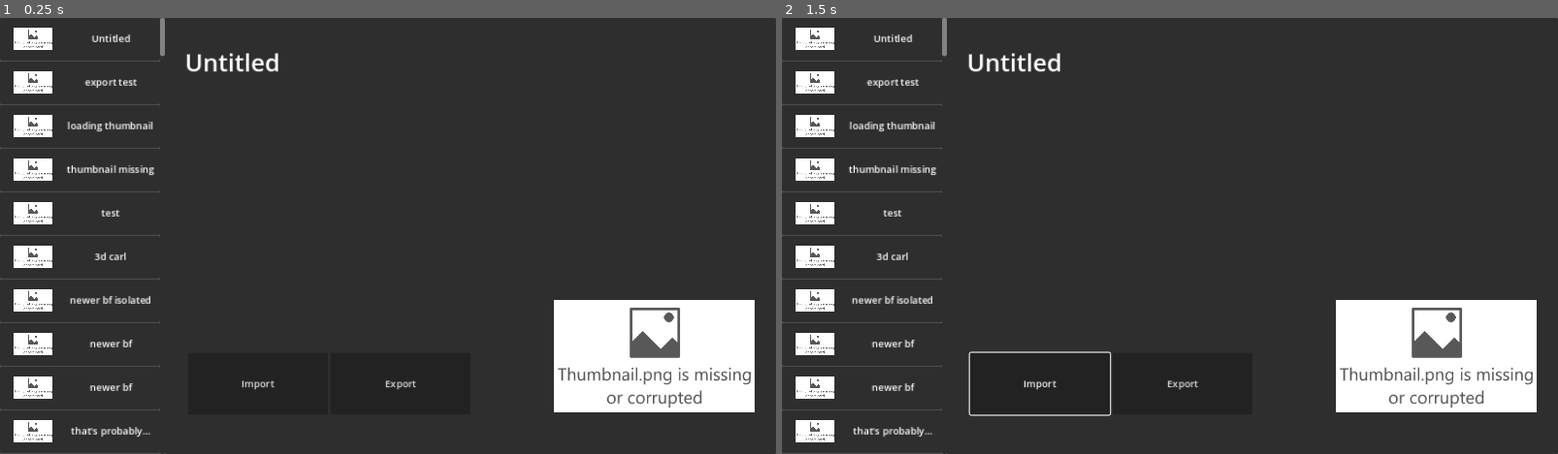
Above: before the commit, frames 1-2 (left to right).
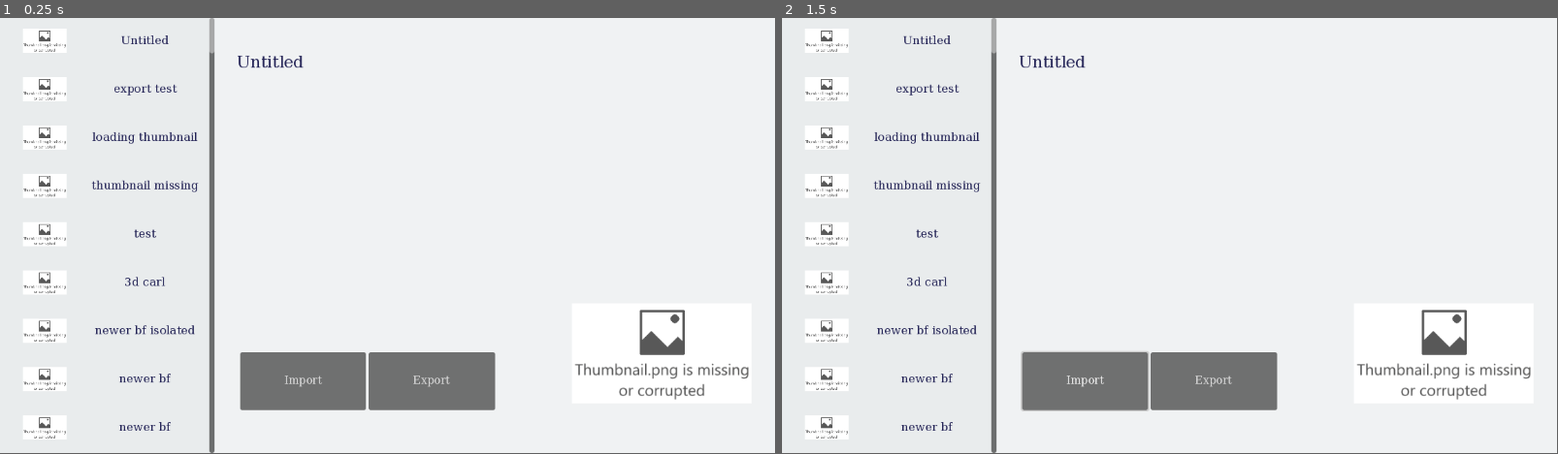
Above: after the commit, the same moments.

Repository: silkycell/Paint-3D-Project-Manager
Game: Godot game, scene res://menu/projects/projects_menu.tscn
Same seed, same stepped clock (60 frames per second), same inputs: the game is played once before the commit and once after it.
Inputs:
- Up to frame 1 (0.25 s): no input
- Up to frame 2 (1.5 s): click "Import" at 0.5 s; click "Export" at 1.25 s
The window is 800x450 before the commit and 799x449 after it. Grey fills any space a smaller window leaves; there, only what the larger window draws over its background counts as a difference.

The runs differ from the first frame. In frame 1, 92% of the frame differs, in the area x 0-100%, y 0-100%; in frame 2, 92%.

Commit message:
BEGIN THE UI ADJUSTMENTS!

Diff:
--- a/menu/projects/projects_list.gd
+++ b/menu/projects/projects_list.gd
@@ -16,3 +16,4 @@
 		var button = PROJECT_BUTTON.instantiate()
 		button.load(project)
 		v_box.add_child(button)
+		button.theme_type_variation = "FlatButton"
--- a/menu/projects/projects_menu.tscn
+++ b/menu/projects/projects_menu.tscn
@@ -12,8 +12,27 @@
 [ext_resource type="Script" path="res://menu/projects/import/import_progress_panel.gd" id="10_1db86"]
 [ext_resource type="Script" path="res://menu/projects/tasks/custom_confirmation_dialog.gd" id="10_wty4p"]
 
-[sub_resource type="LabelSettings" id="LabelSettings_conew"]
-font_size = 40
+[sub_resource type="SystemFont" id="SystemFont_fvwaa"]
+font_names = PackedStringArray("Segoe UI", "Sans-Serif")
+hinting = 2
+subpixel_positioning = 0
+
+[sub_resource type="StyleBoxFlat" id="StyleBoxFlat_7ku7b"]
+bg_color = Color(0.941176, 0.94902, 0.952941, 1)
+
+[sub_resource type="StyleBoxFlat" id="StyleBoxFlat_owh4c"]
+bg_color = Color(0.913725, 0.92549, 0.929412, 1)
+
+[sub_resource type="Theme" id="Theme_hilio"]
+Button/fonts/font = SubResource("SystemFont_fvwaa")
+Fonts/fonts/normal = SubResource("SystemFont_fvwaa")
+HeaderLarge/font_sizes/font_size = 24
+Label/colors/font_color = Color(0.133333, 0.133333, 0.333333, 1)
+Label/font_sizes/font_size = 17
+Label/fonts/font = SubResource("SystemFont_fvwaa")
+Panel/styles/panel = SubResource("StyleBoxFlat_7ku7b")
+PanelSidebar/base_type = &"Panel"
+PanelSidebar/styles/panel = SubResource("StyleBoxFlat_owh4c")
 
 [sub_resource type="StyleBoxFlat" id="StyleBoxFlat_qu2ph"]
 bg_color = Color(0.255659, 0.255659, 0.255659, 1)
@@ -37,35 +56,49 @@
 anchor_bottom = 1.0
 grow_horizontal = 2
 grow_vertical = 2
-
-[node name="ProjectsList" type="ScrollContainer" parent="."]
+theme = SubResource("Theme_hilio")
+
+[node name="HBoxContainer" type="HBoxContainer" parent="."]
+layout_mode = 1
+anchors_preset = 15
+anchor_right = 1.0
+anchor_bottom = 1.0
+grow_horizontal = 2
+grow_vertical = 2
+theme_override_constants/separation = 0
+
+[node name="Control" type="Control" parent="HBoxContainer"]
+custom_minimum_size = Vector2(-10, 0)
+layout_mode = 2
+
+[node name="Panel" type="Panel" parent="HBoxContainer/Control"]
+layout_mode = 2
+offset_right = 416.0
+offset_bottom = 648.0
+size_flags_horizontal = 3
+size_flags_vertical = 3
+theme_type_variation = &"PanelSidebar"
+
+[node name="ProjectsList" type="ScrollContainer" parent="HBoxContainer"]
 unique_name_in_owner = true
-layout_mode = 1
-anchors_preset = -1
-anchor_right = 0.212674
-anchor_bottom = 1.0
+custom_minimum_size = Vector2(319, 0)
+layout_mode = 2
 script = ExtResource("1_wdfsu")
 metadata/_edit_use_anchors_ = true
 
-[node name="VBoxContainer" type="VBoxContainer" parent="ProjectsList"]
+[node name="VBoxContainer" type="VBoxContainer" parent="HBoxContainer/ProjectsList"]
 layout_mode = 2
 size_flags_horizontal = 3
 size_flags_vertical = 3
 theme_override_constants/separation = 2
 
-[node name="ProjectPanel" type="Panel" parent="."]
+[node name="ProjectPanel" type="Panel" parent="HBoxContainer"]
 unique_name_in_owner = true
-layout_mode = 1
-anchors_preset = -1
-anchor_left = 0.213
-anchor_right = 1.0
-anchor_bottom = 1.0
-offset_left = -0.376022
-grow_horizontal = 2
-grow_vertical = 2
+layout_mode = 2
+size_flags_horizontal = 3
 script = ExtResource("2_qt3du")
 
-[node name="ProjectName" type="Label" parent="ProjectPanel"]
+[node name="ProjectName" type="Label" parent="HBoxContainer/ProjectPanel"]
 layout_mode = 1
 anchors_preset = -1
 anchor_right = 0.998
@@ -74,13 +107,13 @@
 offset_top = 3.0
 offset_right = -0.186035
 offset_bottom = -0.248001
+theme_type_variation = &"HeaderLarge"
 text = "Name"
-label_settings = SubResource("LabelSettings_conew")
 vertical_alignment = 1
 autowrap_mode = 3
 text_overrun_behavior = 4
 
-[node name="Buttons" type="HBoxContainer" parent="ProjectPanel"]
+[node name="Buttons" type="HBoxContainer" parent="HBoxContainer/ProjectPanel"]
 layout_mode = 1
 anchors_preset = -1
 anchor_top = 0.769
@@ -91,19 +124,19 @@
 offset_right = 0.5
 offset_bottom = -64.0
 
-[node name="ImportButton" type="Button" parent="ProjectPanel/Buttons"]
+[node name="ImportButton" type="Button" parent="HBoxContainer/ProjectPanel/Buttons"]
 layout_mode = 2
 size_flags_horizontal = 3
 text = "Import"
 script = ExtResource("3_hxtem")
 
-[node name="ExportButton" type="Button" parent="ProjectPanel/Buttons"]
+[node name="ExportButton" type="Button" parent="HBoxContainer/ProjectPanel/Buttons"]
 layout_mode = 2
 size_flags_horizontal = 3
 text = "Export"
 script = ExtResource("3_ijuv3")
 
-[node name="Thumbnail" type="TextureRect" parent="ProjectPanel"]
+[node name="Thumbnail" type="TextureRect" parent="HBoxContainer/ProjectPanel"]
 layout_mode = 1
 anchors_preset = -1
 anchor_left = 0.637
@@ -302,8 +335,8 @@
 offset_right = -98.0
 offset_bottom = -0.250031
 
-[connection signal="pressed" from="ProjectPanel/Buttons/ImportButton" to="ProjectPanel/Buttons/ImportButton" method="_on_pressed"]
-[connection signal="pressed" from="ProjectPanel/Buttons/ExportButton" to="ProjectPanel/Buttons/ExportButton" method="_on_pressed"]
+[connection signal="pressed" from="HBoxContainer/ProjectPanel/Buttons/ImportButton" to="HBoxContainer/ProjectPanel/Buttons/ImportButton" method="_on_pressed"]
+[connection signal="pressed" from="HBoxContainer/ProjectPanel/Buttons/ExportButton" to="HBoxContainer/ProjectPanel/Buttons/ExportButton" method="_on_pressed"]
 [connection signal="export_thread_update" from="ExportHandler" to="ExportHandler/ExportProgressPanel" method="_on_export_handler_export_thread_update"]
 [connection signal="file_selected" from="ExportHandler/ExportDialog" to="ExportHandler" method="_on_export_dialog_file_selected"]
 [connection signal="import_thread_update" from="ImportHandler" to="ImportHandler/ImportProgressPanel" method="_on_import_handler_import_thread_update"]
--- a/project.godot
+++ b/project.godot
@@ -24,6 +24,3 @@
 [display]
 
 window/subwindows/embed_subwindows=false
-window/stretch/mode="canvas_items"
-window/stretch/aspect="expand"
-window/stretch/scale=0.9
Not shown: 1 places in menu/projects/projects_menu.tscn that only renumber resources
